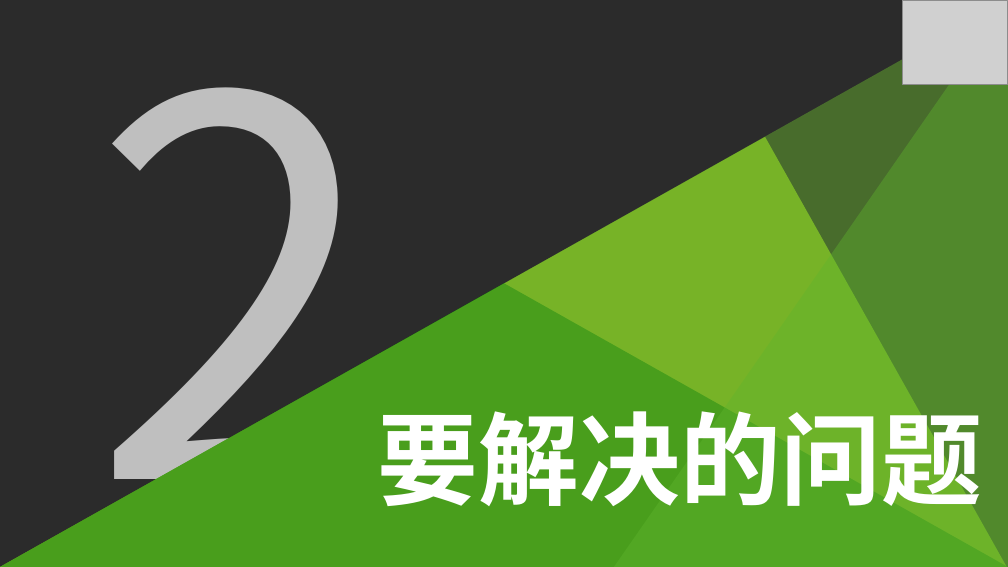
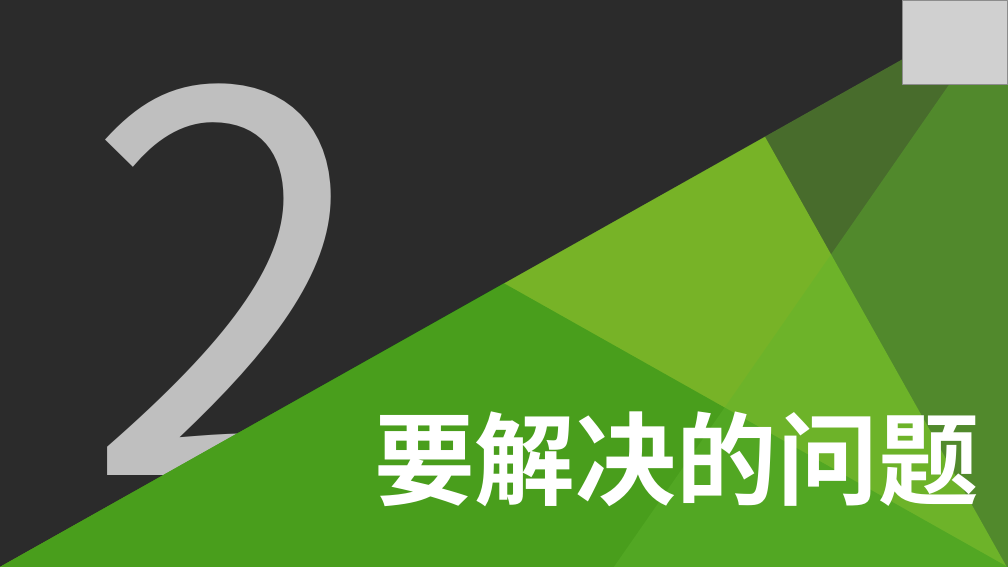
Before and after one commit to chenhening/wifiworld, a slide deck: slide 5 of doc/anynet_bp.ppt. Drawn at 1008x567 pixels with LibreOffice and Linux fonts; fonts in the diff are those of the drawing; grey boxes stand for pictures; background and template pictures are left out; a plain dark background stands for a picture behind light text. Boxes give left, top, right and bottom in pixels: in the first picture for what was removed or moved away, otherwise in the second. Text is boxed around its words. In the diff, an @@ line names an element or a change of style, - is before the commit and + after.

```diff
--- a/doc/anynet_bp.ppt
+++ b/doc/anynet_bp.ppt
@@ right triangle removed at (0, 0, 1007, 567) @@
@@ freeform shape added at (0, 0, 1007, 567), fill #63A82E at 52% opacity @@
@@ text "2" rewrapped from (92, 87, 383, 567) to (84, 83, 375, 567) @@
@@ right triangle removed at (614, 0, 1008, 566) @@
@@ freeform shape added at (614, 0, 1008, 566), fill #5AC12D at 41% opacity @@
@@ right triangle removed at (0, 137, 1007, 567) @@
@@ freeform shape added at (0, 137, 1007, 567), fill #8DC120 @@
@@ text "要解决的问题" rewrapped from (378, 394, 983, 522) to (374, 394, 979, 516) @@
```
Also in this commit, not shown: 14 other slides changed.
